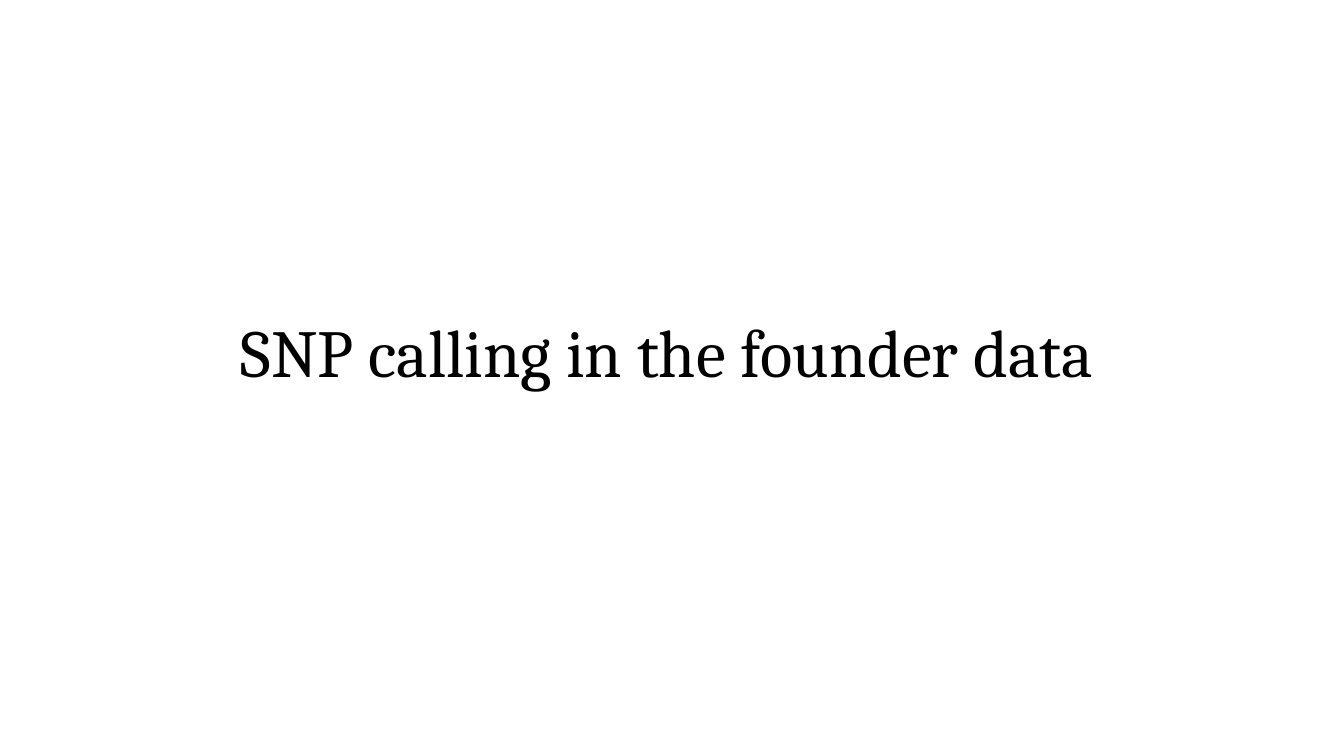
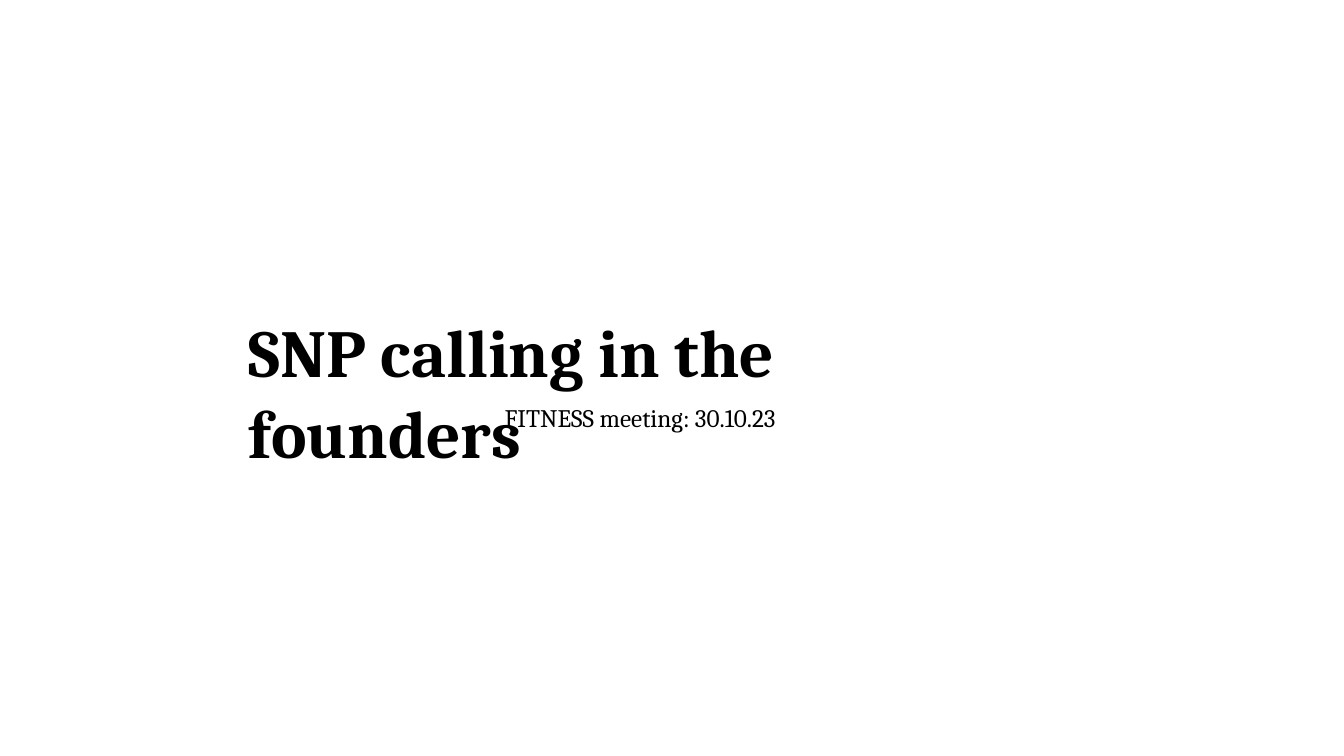
Before and after one commit to DanJeffries/FITNESS, a slide deck: slide 1 of Presentations/DV_SNP_calling_301023.pptx. Drawn at 1344x756 pixels with LibreOffice and Linux fonts; fonts in the diff are those of the drawing. Boxes give left, top, right and bottom in pixels: in the first picture for what was removed or moved away, otherwise in the second. Text is boxed around its words. In the diff, an @@ line names an element or a change of style, - is before the commit and + after.

```diff
--- a/Presentations/DV_SNP_calling_301023.pptx
+++ b/Presentations/DV_SNP_calling_301023.pptx
@@ text at (249, 330, 774, 459): text changed; bold on @@
-SNP calling in the founder data
+SNP calling in the founders
@@ text added at (505, 410, 776, 433), 18 pt, text #000000 @@
+FITNESS meeting: 30.10.23
```
Also in this commit, not shown: 2 other slides changed, 7 slides added, 2 other files.
